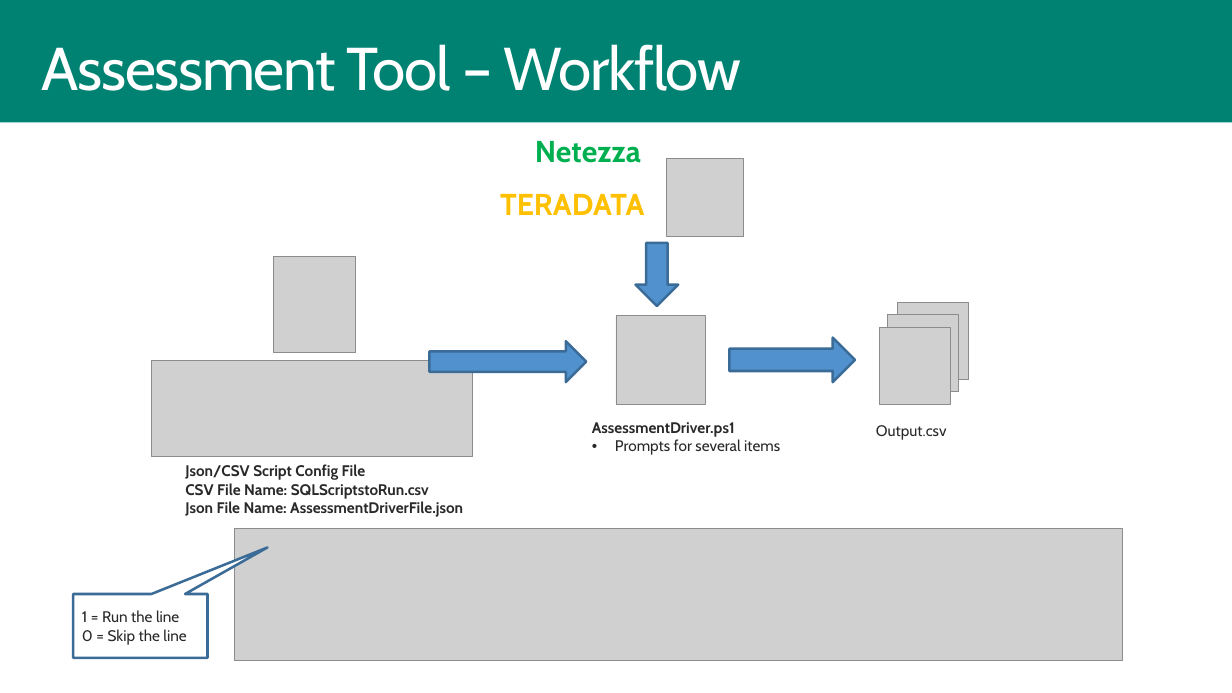
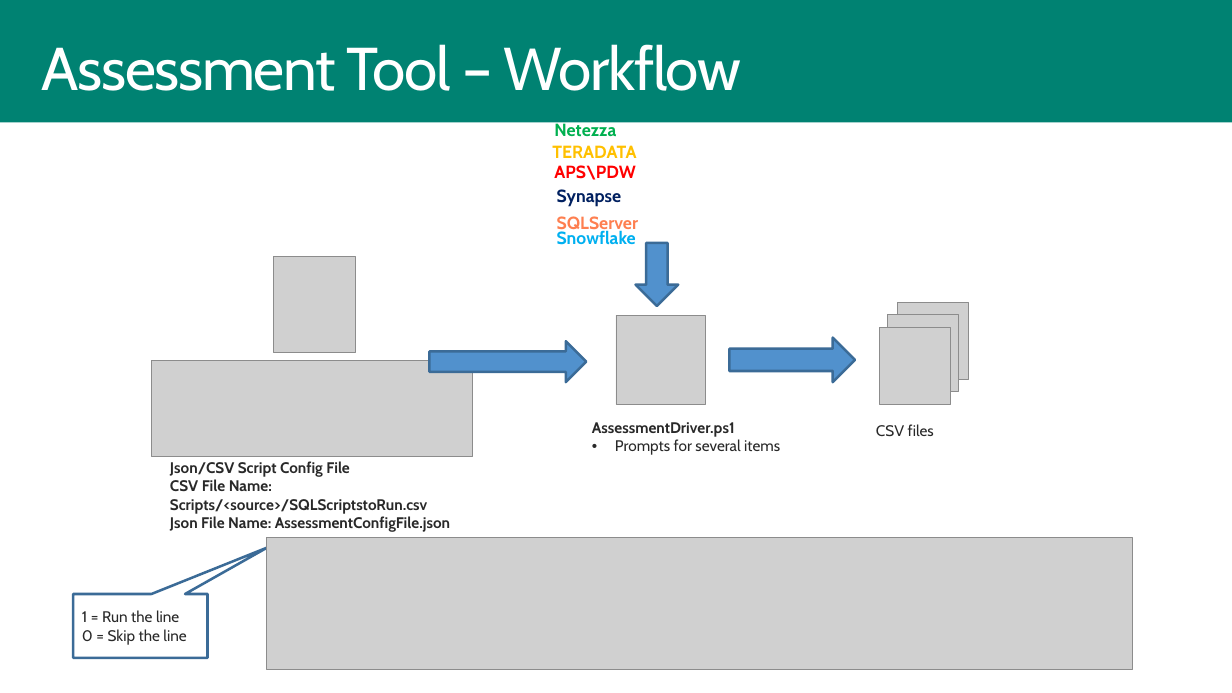
Before and after one commit to microsoft/AzureSynapseScriptsAndAccelerators, a slide deck: slide 12 of Assessment/AssessmentTool.pptx. Drawn at 1232x693 pixels with LibreOffice and Linux fonts; fonts in the diff are those of the drawing; grey boxes stand for pictures; background and template pictures are left out. Boxes give left, top, right and bottom in pixels: in the first picture for what was removed or moved away, otherwise in the second. Text is boxed around its words. In the diff, an @@ line names an element or a change of style, - is before the commit and + after.

```diff
--- a/Assessment/AssessmentTool.pptx
+++ b/Assessment/AssessmentTool.pptx
@@ text "Netezza" moved from (x1=535, y1=141, x2=641, y2=163) to (x1=554, y1=122, x2=616, y2=137) @@
@@ text "Netezza" at (x1=554, y1=122, x2=616, y2=137): size 24 to 14 pt @@
@@ text "TERADATA" at (x1=552, y1=145, x2=636, y2=158): size 24 to 14 pt @@
@@ text "TERADATA" moved from (x1=500, y1=194, x2=644, y2=215) to (x1=552, y1=145, x2=636, y2=158) @@
@@ text added at (x1=554, y1=165, x2=636, y2=180), 14 pt, text #FF0000, bold @@
+APS\PDW
@@ picture removed at (x1=667, y1=159, x2=744, y2=236) @@
@@ text added at (x1=557, y1=189, x2=622, y2=206), 14 pt, text #002060, bold @@
+Synapse
@@ text added at (x1=557, y1=230, x2=636, y2=245), 14 pt, text #00B0F0, bold @@
+Snowflake
@@ text added at (x1=557, y1=216, x2=638, y2=233), 14 pt, text #FE7F50, bold @@
+SQLServer
@@ text at (x1=876, y1=424, x2=934, y2=436): text changed @@
-Output.csv
+CSV files
@@ text "Json/CSV Script Config File" moved from (x1=185, y1=464, x2=463, y2=517) to (x1=170, y1=461, x2=450, y2=532) @@
@@ text at (x1=170, y1=479, x2=450, y2=532): text changed @@
-CSV File Name: SQLScriptstoRun.csv
-Json File Name: AssessmentDriverFile.json
+CSV File Name: Scripts/<source>/SQLScriptstoRun.csv
+Json File Name: AssessmentConfigFile.json
@@ picture resized from (x1=235, y1=529, x2=1122, y2=660) to (x1=267, y1=537, x2=1132, y2=669) @@
```
Also in this commit, not shown: 5 other slides changed.
